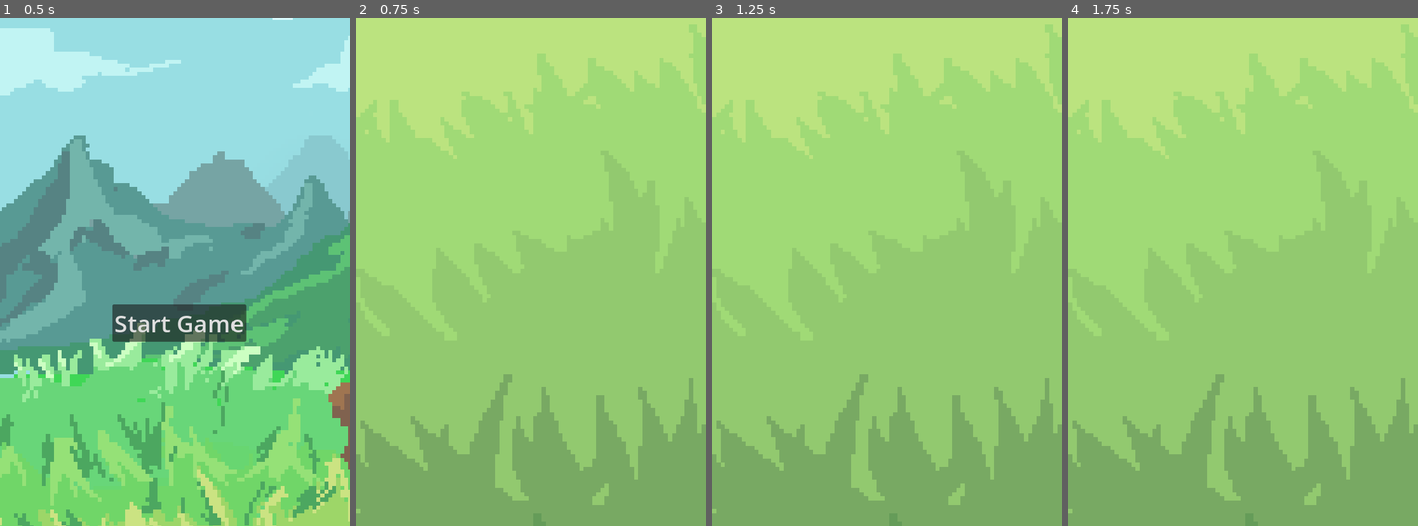
Above: before the commit, frames 1-4 (left to right).
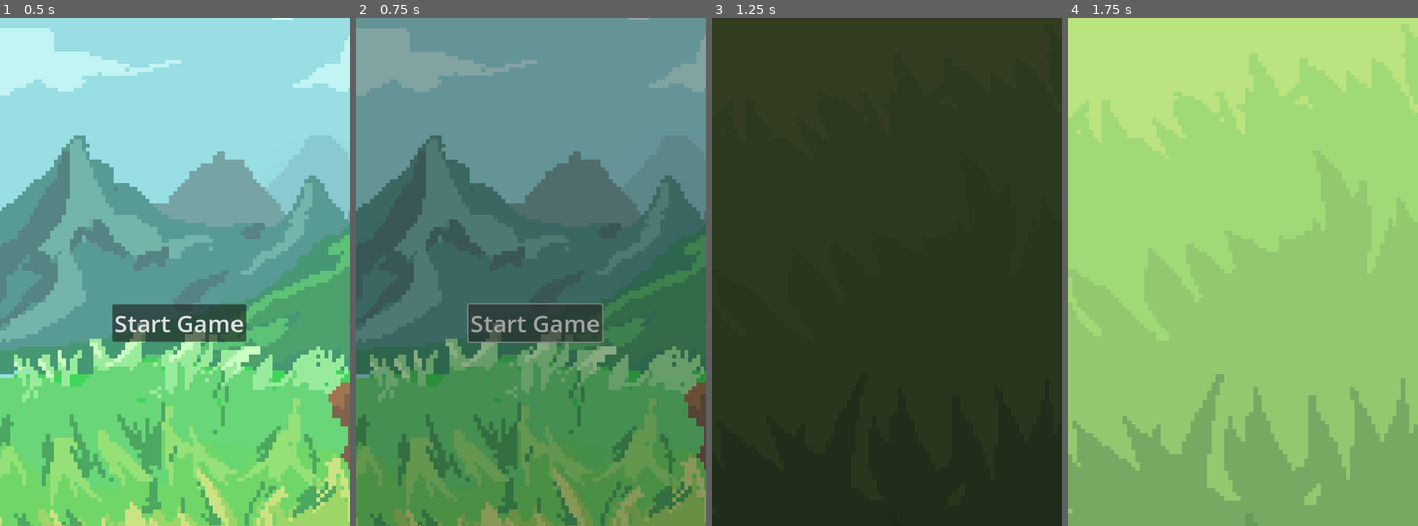
Above: after the commit, the same moments.

Repository: dwit729/biobattle
Game: Godot game, scene res://Scenes/main.tscn
Same seed, same stepped clock (60 frames per second), same inputs: the game is played once before the commit and once after it.
Inputs:
- Up to frame 1 (0.5 s): no input
- Up to frame 2 (0.75 s): click "Start Game" at 0.5 s
- Up to frame 3 (1.25 s): no input
- Up to frame 4 (1.75 s): no input

Frame 1 is identical in both runs. In frame 2, 96% of the frame differs, in the area x 0-100%, y 0-100%; in frame 3, 100%; in frame 4, nothing differs.

Commit message:
test transition

Diff:
--- /dev/null
+++ b/Scenes/game.gd
@@ -0,0 +1,6 @@
+extends Node2D
+
+@onready var trans = $testtransition/AnimationPlayer
+
+func _ready() -> void:
+	trans.play("fadeout")
--- a/Scenes/game.tscn
+++ b/Scenes/game.tscn
@@ -1,11 +1,17 @@
-[gd_scene load_steps=2 format=3 uid="uid://dk7bleesvudsm"]
+[gd_scene load_steps=4 format=3 uid="uid://dk7bleesvudsm"]
 
 [ext_resource type="Texture2D" uid="uid://san22kgtcaog" path="res://Assets/board_bg.png" id="1_f80v2"]
+[ext_resource type="Script" path="res://Scenes/game.gd" id="1_l4vrx"]
+[ext_resource type="PackedScene" uid="uid://boija1n6e3xt8" path="res://Scenes/testtransition.tscn" id="3_8us6r"]
 
 [node name="Game" type="Node2D"]
 position = Vector2(320, 472)
+script = ExtResource("1_l4vrx")
 
 [node name="Sprite2D" type="Sprite2D" parent="."]
 position = Vector2(0, -8)
 scale = Vector2(7.7975, 7.7975)
 texture = ExtResource("1_f80v2")
+
+[node name="testtransition" parent="." instance=ExtResource("3_8us6r")]
+position = Vector2(-319, -542)
--- a/Scenes/mainmenu.gd
+++ b/Scenes/mainmenu.gd
@@ -1,6 +1,13 @@
 extends Control
 
+@onready var trans = $testtransition/AnimationPlayer
+@onready var transpage = $testtransition
 
+func _ready() -> void:
+	transpage.hide()
 
 func _on_button_pressed() -> void:
+	transpage.show()
+	trans.play("fadein")
+	await get_tree().create_timer(0.5).timeout
 	get_tree().change_scene_to_file("res://Scenes/game.tscn")
--- a/Scenes/mainmenu.tscn
+++ b/Scenes/mainmenu.tscn
@@ -1,7 +1,8 @@
-[gd_scene load_steps=3 format=3 uid="uid://h7sdcrkagexi"]
+[gd_scene load_steps=4 format=3 uid="uid://h7sdcrkagexi"]
 
 [ext_resource type="Texture2D" uid="uid://1rg3qciq8hb5" path="res://Assets/home_bg.png" id="1_5w1k6"]
 [ext_resource type="Script" path="res://Scenes/mainmenu.gd" id="1_u3xbw"]
+[ext_resource type="PackedScene" uid="uid://boija1n6e3xt8" path="res://Scenes/testtransition.tscn" id="3_b1m0p"]
 
 [node name="Mainmenu" type="Control"]
 layout_mode = 3
@@ -35,4 +36,8 @@
 theme_override_font_sizes/font_size = 44
 text = "Start Game"
 
+[node name="testtransition" parent="." instance=ExtResource("3_b1m0p")]
+visible = false
+position = Vector2(-313, -612)
+
 [connection signal="pressed" from="Button" to="." method="_on_button_pressed"]
--- /dev/null
+++ b/Scenes/testtransition.tscn
@@ -0,0 +1,69 @@
+[gd_scene load_steps=5 format=3 uid="uid://boija1n6e3xt8"]
+
+[sub_resource type="Animation" id="Animation_d6ush"]
+resource_name = "fadein"
+length = 0.5
+tracks/0/type = "value"
+tracks/0/imported = false
+tracks/0/enabled = true
+tracks/0/path = NodePath("ColorRect:color")
+tracks/0/interp = 1
+tracks/0/loop_wrap = true
+tracks/0/keys = {
+"times": PackedFloat32Array(0, 0.5),
+"transitions": PackedFloat32Array(1, 1),
+"update": 0,
+"values": [Color(0, 0, 0, 0), Color(0, 0, 0, 1)]
+}
+
+[sub_resource type="Animation" id="Animation_1kidt"]
+length = 0.001
+tracks/0/type = "value"
+tracks/0/imported = false
+tracks/0/enabled = true
+tracks/0/path = NodePath("ColorRect:color")
+tracks/0/interp = 1
+tracks/0/loop_wrap = true
+tracks/0/keys = {
+"times": PackedFloat32Array(0),
+"transitions": PackedFloat32Array(1),
+"update": 0,
+"values": [Color(0, 0, 0, 1)]
+}
+
+[sub_resource type="Animation" id="Animation_v05d1"]
+resource_name = "fadeout"
+length = 0.5
+tracks/0/type = "value"
+tracks/0/imported = false
+tracks/0/enabled = true
+tracks/0/path = NodePath("ColorRect:color")
+tracks/0/interp = 1
+tracks/0/loop_wrap = true
+tracks/0/keys = {
+"times": PackedFloat32Array(0, 0.5),
+"transitions": PackedFloat32Array(1, 1),
+"update": 0,
+"values": [Color(0, 0, 0, 1), Color(0, 0, 0, 0)]
+}
+
+[sub_resource type="AnimationLibrary" id="AnimationLibrary_skdax"]
+_data = {
+"RESET": SubResource("Animation_1kidt"),
+"fadein": SubResource("Animation_d6ush"),
+"fadeout": SubResource("Animation_v05d1")
+}
+
+[node name="testtransition" type="Node2D"]
+
+[node name="ColorRect" type="ColorRect" parent="."]
+offset_left = -1019.0
+offset_top = -311.0
+offset_right = 1838.0
+offset_bottom = 1359.0
+color = Color(0, 0, 0, 1)
+
+[node name="AnimationPlayer" type="AnimationPlayer" parent="."]
+libraries = {
+"": SubResource("AnimationLibrary_skdax")
+}
